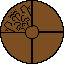
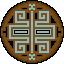
Revision of a layered w=64, h=64 image; what changed, layer by layer:
removed layer "Layer 9" over [1, 1, 63, 63]
showed "Layer 8", painted on it over [1, 1, 63, 63]
removed layer "Layer 5 copy" over [1, 1, 63, 63]
removed layer "Layer 1" over [1, 1, 63, 63]
